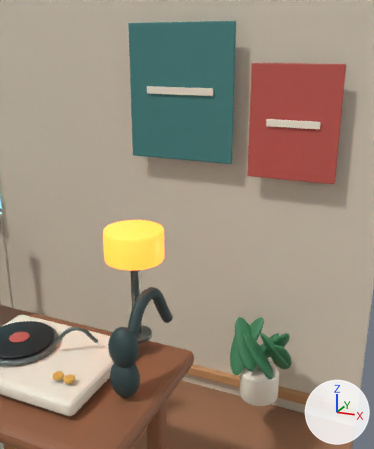
The Blender file room-3d/source/qianyu-room.blend as it was, and as the next commit left it.
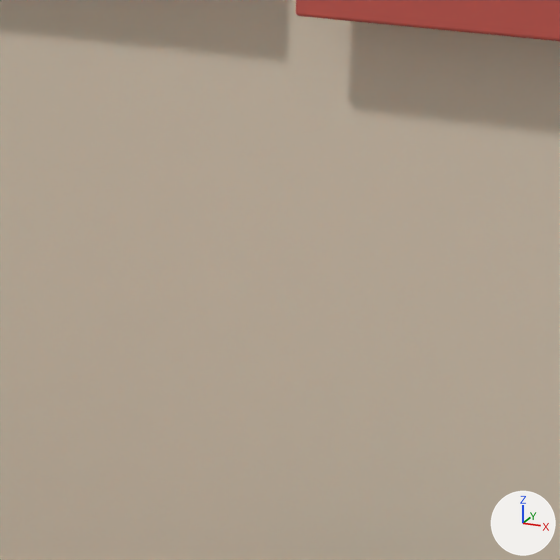
Each version appears first from a 50 mm camera at (8.34, -3.82, 7.47) aimed at (4.49, 5.01, 4.2), and next in a close-up on the part from 47% to 83% of the width and 38% to 68% of the height. Lighting does not change. The marker at lower right points along +X, +Y and +Z. The older version's two pictures come first.

The scene before the commit, as lines of its bpy script (objects in view):
```python
me_cube_002 = bpy.data.meshes.new('Cube.002')
me_cube_002.from_pydata(...)  # a box spanning x -4.45..4.45, y -0.12..0.12, z -4.7..4.7
me_cube_002.materials.append(mat_wall)  # pale yellow #ddd1bd
me_cube_069 = bpy.data.meshes.new('Cube.069')
me_cube_069.from_pydata(...)  # a box spanning x -0.81..0.81, y -0.02..0.02, z -1.02..1.02
me_cube_069.materials.append(mat_red)  # red #c45950
ob_back_wall_right = bpy.data.objects.new('back_wall_right', me_cube_002)
ob_back_wall_right.location = (3.55, 5.85, 4.7)
_m = ob_back_wall_right.modifiers.new('soft_edges', 'BEVEL')
_m.width = 0.01
_m.width_pct = 0.01
_m.segments = 3
ob_poster_photo = bpy.data.objects.new('poster_photo', me_cube_069)
ob_poster_photo.location = (6.35, 5.46, 6.2)
_m = ob_poster_photo.modifiers.new('soft_edges', 'BEVEL')
_m.width = 0.018
_m.width_pct = 0.018
_m.segments = 3
```
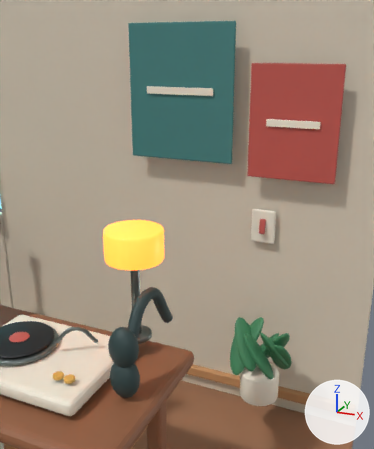
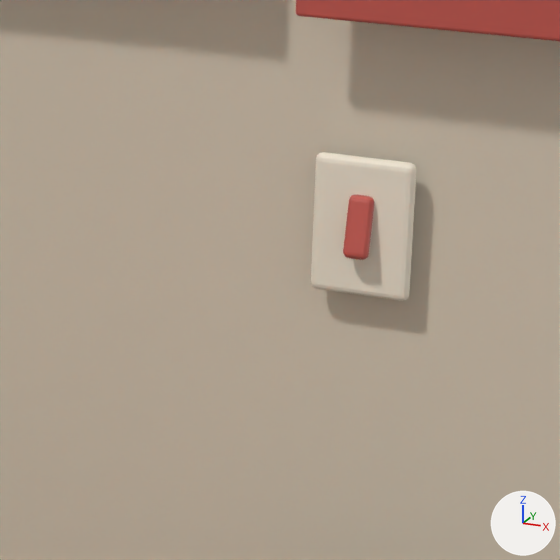
The change in detail:
Mesh me_cube_010_1 is new.
It is a box spanning x -0.06..0.06, y -0.035..0.035, z -0.15..0.15.
It uses material mat_red (red #c45950).
Mesh me_cube_009_1 is new.
It is a box spanning x -0.24..0.24, y -0.035..0.035, z -0.34..0.34.
It uses material mat_cream (pale yellow #f5ecda).
Object 'wall_switch_toggle' (ob_wall_switch_toggle) is new; it shows me_cube_010_1.
Its location is (5.85, 5.57, 4.17).
Its rotation in degrees is (-14, 0, 0).
It gains a BEVEL modifier named 'soft_edges'.
Modifier setting: width = 0.03.
Modifier setting: width_pct = 0.03.
Modifier setting: segments = 3.
Object 'wall_switch_plate' (ob_wall_switch_plate) is new; it shows me_cube_009_1.
Its location is (5.85, 5.64, 4.15).
It gains a BEVEL modifier named 'soft_edges'.
Modifier setting: width = 0.05.
Modifier setting: width_pct = 0.05.
Modifier setting: segments = 3.

Pixel boxes (x1, y1, x2, y2) of what changed, in the close-ups (560 x 560 px):
'wall_switch_plate', added (pale yellow): after (311, 152, 416, 301)
'wall_switch_toggle', added (red): after (343, 195, 374, 260)
